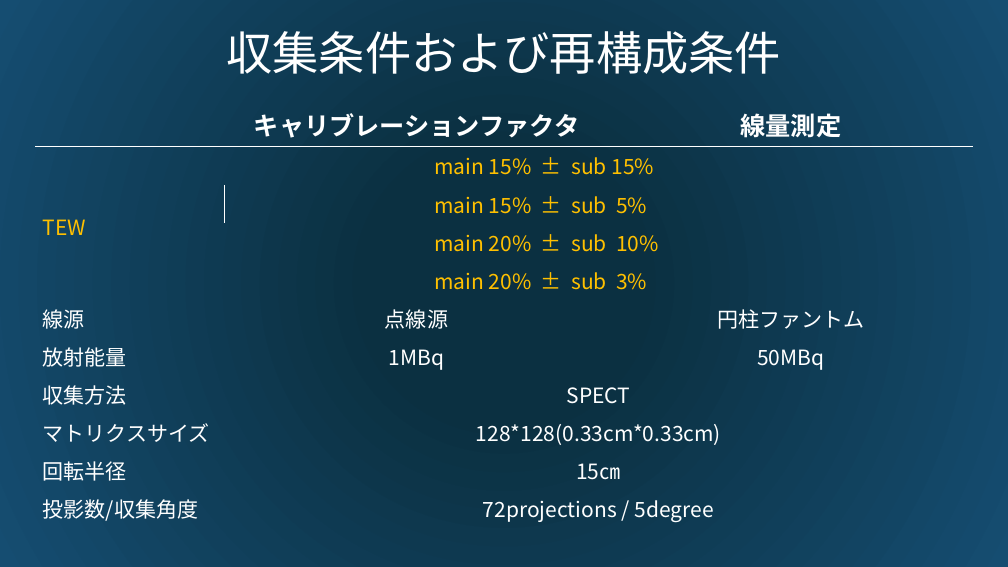
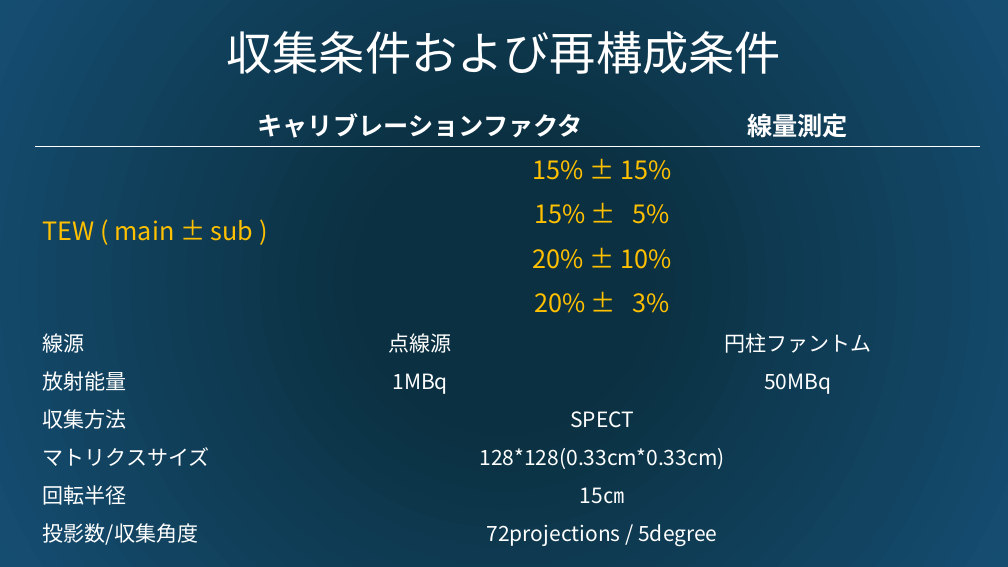
Before and after one commit to hhonda5427/simind_study, a slide deck: slide 6 of 123I線量測定におけるTEWの影響.pptx. Drawn at 1008x567 pixels with LibreOffice and Linux fonts; fonts in the diff are those of the drawing. Boxes give left, top, right and bottom in pixels: in the first picture for what was removed or moved away, otherwise in the second. Text is boxed around its words. In the diff, an @@ line names an element or a change of style, - is before the commit and + after.

```diff
--- a/123I線量測定におけるTEWの影響.pptx
+++ b/123I線量測定におけるTEWの影響.pptx
@@ table at bbox=[36, 103, 979, 559] @@
- | キャリブレーションファクタ | 線量測定
-TEW | main 15% ± sub 15% | 
- | main 15% ± sub 5% | 
- | main 20% ± sub 10% | 
- | main 20% ± sub 3% | 
-線源 | 点線源 | 円柱ファントム
-放射能量 | 1MBq | 50MBq
-収集方法 | SPECT | 
-マトリクスサイズ | 128*128(0.33cm*0.33cm) | 
-回転半径 | 15㎝ | 
-投影数/収集角度 | 72projections / 5degree | 
- |  | 
-画像再構成 | OSEM(iteration : 10, subset : 8) / +SC +PSF | OSEM(iteration : 10, subset : 8) / +SC +PSF+AC
+ | キャリブレーションファクタ |  | 線量測定 | 
+TEW ( main ± sub ) |  | 15% ± 15% |  | 
+ |  | 15% ± 5% |  | 
+ |  | 20% ± 10% |  | 
+ |  | 20% ± 3% |  | 
+線源 | 点線源 |  | 円柱ファントム | 
+放射能量 | 1MBq |  | 50MBq | 
+収集方法 | SPECT |  |  | 
+マトリクスサイズ | 128*128(0.33cm*0.33cm) |  |  | 
+回転半径 | 15㎝ |  |  | 
+投影数/収集角度 | 72projections / 5degree |  |  | 
+画像再構成 | OSEM(iteration : 10, subset : 8) / +SC +PSF |  | OSEM(iteration : 10, subset : 8) / +SC +PSF+AC | 
@@ table: place and size @@
-table at bbox=[36, 103, 973, 559]
+table at bbox=[36, 103, 979, 559]
```
Also in this commit, not shown: 2 other slides changed, 3 slides added, 1 other file.
